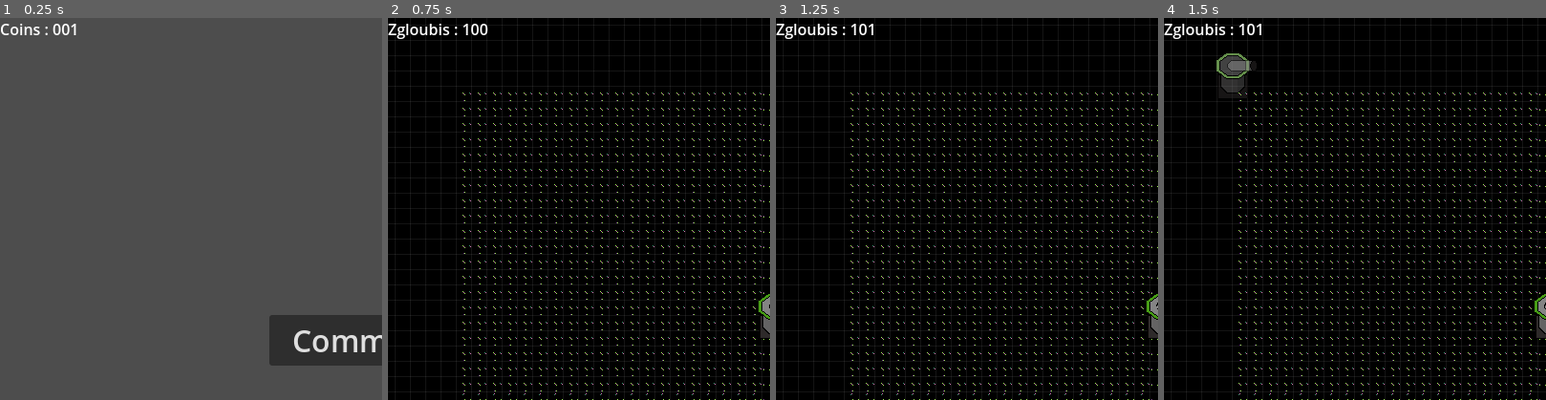
Above: before the commit, frames 1-4 (left to right).
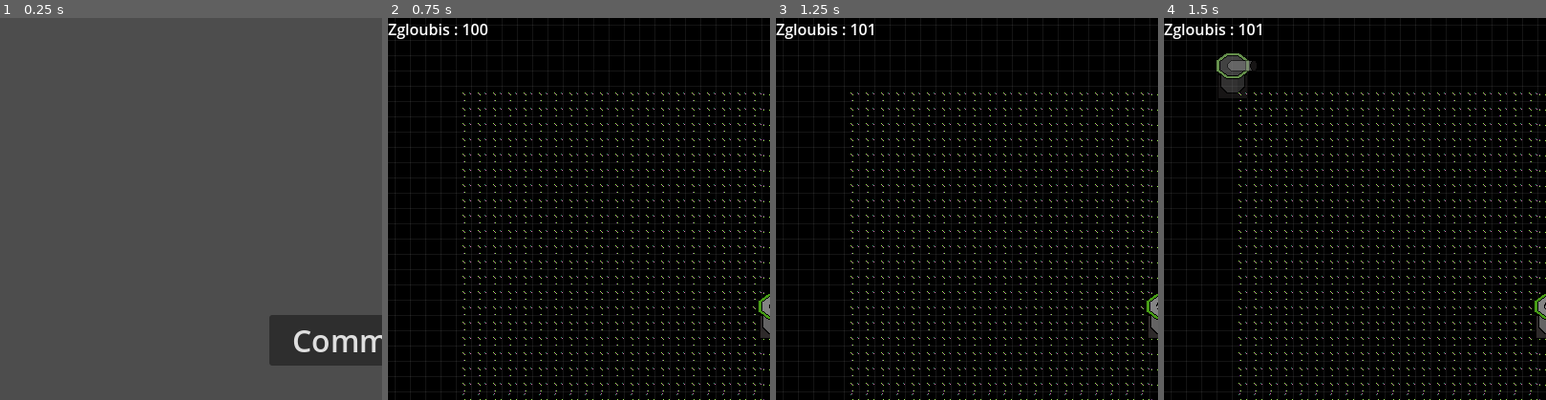
Above: after the commit, the same moments.

Repository: Cax36940/WonderJamDogot
Game: Godot game, scene res://main.tscn
Same seed, same stepped clock (60 frames per second), same inputs: the game is played once before the commit and once after it.
Inputs (mouse positions are % of the whole screen's width and height, from its top left):
- Up to frame 1 (0.25 s): no input
- Up to frame 2 (0.75 s): click "Commencer" at 0.5 s
- Up to frame 3 (1.25 s): no input
- Up to frame 4 (1.5 s): click (92, 10) at 1.25 s
The pictures show only the part of the screen within x 0-50%, y 0-50%; the shares and areas given below are measured in that part.

The runs differ from the first frame. In frame 1, 0.3% of the frame differs, in the area x 0-20%, y 1-5%; in frame 2, nothing differs; in frame 3, nothing differs; in frame 4, nothing differs.

Commit message:
Update shop_menu.tscn

Diff:
--- a/menu/shop_menu/shop_menu.tscn
+++ b/menu/shop_menu/shop_menu.tscn
@@ -224,7 +224,6 @@
 [node name="Coin_Count" type="Label" parent="CanvasLayer"]
 offset_right = 40.0
 offset_bottom = 23.0
-text = "Coins : 001"
 script = ExtResource("11_3c1gm")
 
 [connection signal="pressed" from="CanvasLayer/Shop/ShopColumn/iconCanon" to="CanvasLayer/Shop/ShopColumn/iconCanon" method="_on_pressed"]
